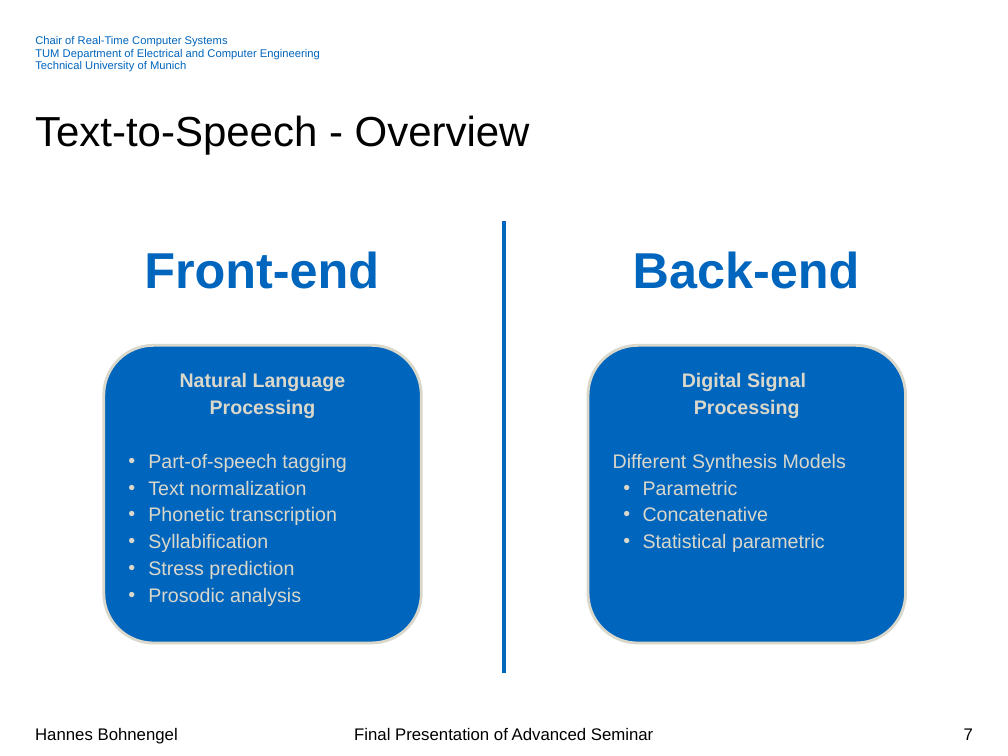
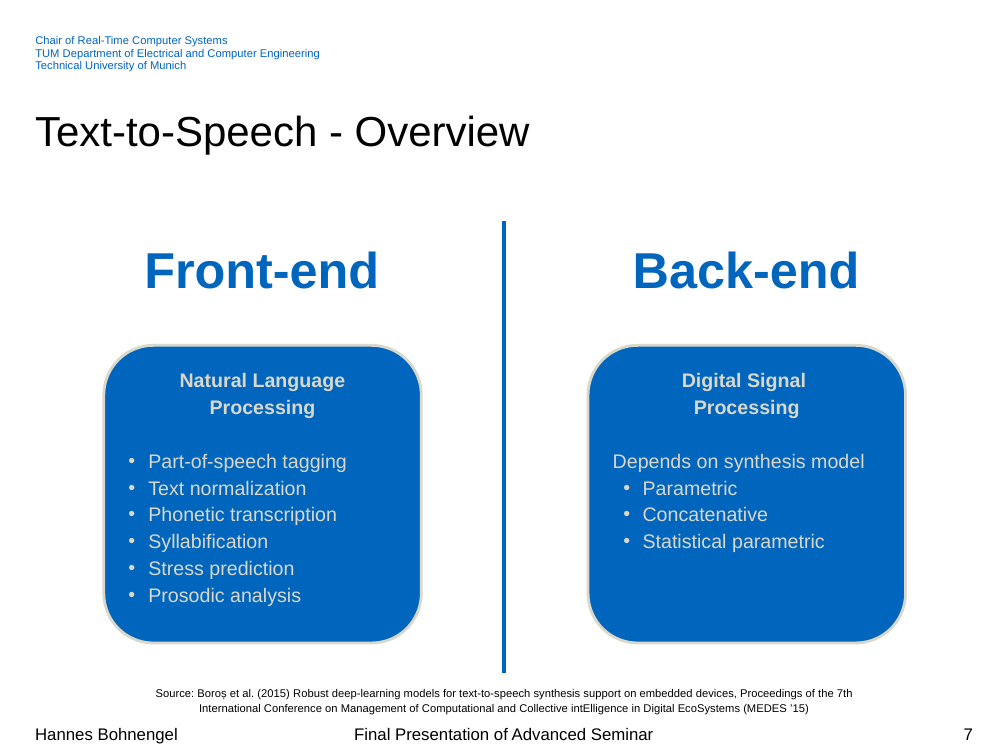
Before and after one commit to hannesb0/deeplearning, a slide deck: slide 7 of pres/Final_Presentation_V02.pptx. Drawn at 1008x756 pixels with LibreOffice and Linux fonts; fonts in the diff are those of the drawing; background and template pictures are left out. Boxes give left, top, right and bottom in pixels: in the first picture for what was removed or moved away, otherwise in the second. Text is boxed around its words. In the diff, an @@ line names an element or a change of style, - is before the commit and + after.

```diff
--- a/pres/Final_Presentation_V02.pptx
+++ b/pres/Final_Presentation_V02.pptx
@@ text in rounded rectangle at (613,453,864,472): text changed @@
-Different Synthesis Models
+Depends on synthesis model
@@ text added at (156,689,853,714), 8 pt, text #000000 @@
+Source: Boroș et al. (2015) Robust deep-learning models for text-to-speech synthesis support on embedded devices, Proceedings of the 7th
+International Conference on Management of Computational and Collective intElligence in Digital EcoSystems (MEDES ’15)
```
Also in this commit, not shown: 5 other slides changed, 2 slides added, 1 slide removed, 4 other files.
